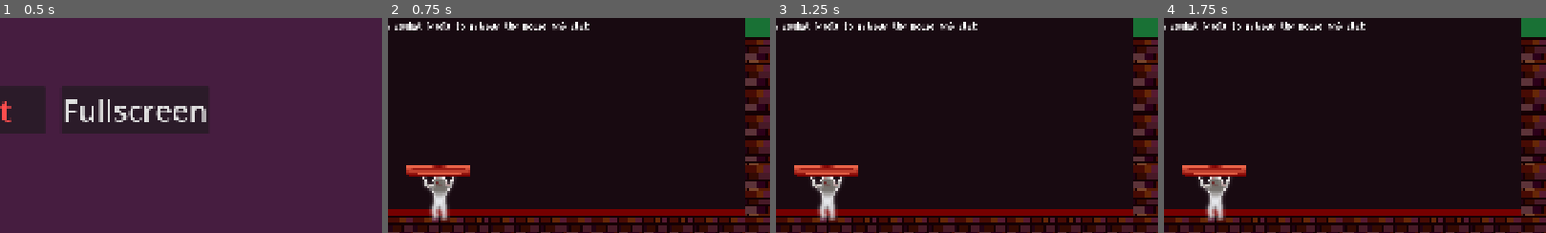
Above: before the commit, frames 1-4 (left to right).
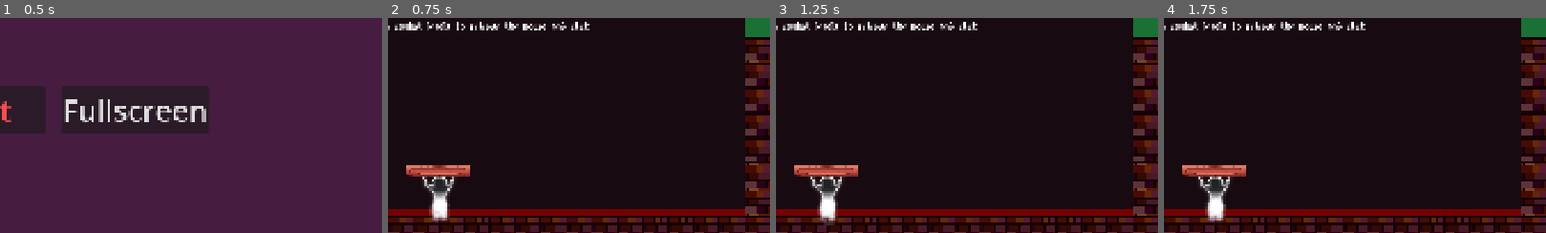
Above: after the commit, the same moments.

Repository: lostpoet999/escape_to_marty
Game: Godot game, scene res://scenes_and_scripts/ui_main_menu/main_menu.tscn
The game is run twice, just before and just after one commit, with the same random seed, the same clock (stepped at 60 frames per second) and the same inputs. Sound files missing from this copy of the repository are replaced by a short silence.
Inputs (mouse positions are % of the whole screen's width and height, from its top left):
- Up to frame 1 (0.5 s): no input
- Up to frame 2 (0.75 s): click "Start" at 0.5 s
- Up to frame 3 (1.25 s): no input
- Up to frame 4 (1.75 s): click (2, 50) at 1.27 s
The pictures show only the part of the screen within x 50-100%, y 49-99%; the shares and areas given below are measured in that part.

Frame 1 is identical in both runs. In frame 2, 1.4% of the frame differs, in the area x 4-22%, y 68-95%; in frame 3, 1.5%, in the area x 4-22%, y 68-97%; in frame 4, 1.5%.

Commit message:
player is now more ghostly 👻

Diff:
--- a/scenes_and_scripts/player_paddle/paddle.tscn
+++ b/scenes_and_scripts/player_paddle/paddle.tscn
@@ -4,9 +4,10 @@
 [ext_resource type="Texture2D" uid="uid://ceqjt876orrnp" path="res://scenes_and_scripts/player_paddle/basic_paddle.png" id="2_qicss"]
 [ext_resource type="Resource" uid="uid://ctgr6av7wt1l4" path="res://scenes_and_scripts/powerups_and_effects/paddle_active_powerups/paddle_active_test.tres" id="2_sflau"]
 [ext_resource type="Script" uid="uid://cs82vpqerteng" path="res://scenes_and_scripts/ball/vfx/trail.gd" id="4_gbs0h"]
+[ext_resource type="Texture2D" uid="uid://befajfg1phsl6" path="res://scenes_and_scripts/player_paddle/player_ghost_particles.png" id="5_naoyk"]
 
 [sub_resource type="RectangleShape2D" id="RectangleShape2D_8fbbk"]
-size = Vector2(36.0002, 121.99986)
+size = Vector2(28, 122)
 
 [sub_resource type="Gradient" id="Gradient_jrxcm"]
 colors = PackedColorArray(1, 1, 1, 0, 1, 1, 1, 0.15686275)
@@ -20,6 +21,10 @@
 fill_from = Vector2(0.5, 1)
 fill_to = Vector2(0.5, 0)
 
+[sub_resource type="Gradient" id="Gradient_d7lcn"]
+offsets = PackedFloat32Array(0, 0.5100865, 1)
+colors = PackedColorArray(1, 1, 1, 0, 1, 1, 1, 1, 1, 1, 1, 0)
+
 [node name="Paddle" type="CharacterBody2D" unique_id=1681485936 groups=["paddle"]]
 collision_mask = 3
 script = ExtResource("1_ews1h")
@@ -31,6 +36,7 @@
 texture = ExtResource("2_qicss")
 
 [node name="CollisionShape2D" type="CollisionShape2D" parent="." unique_id=305792111]
+position = Vector2(0.00021475156, -4)
 rotation = 1.57085
 shape = SubResource("RectangleShape2D_8fbbk")
 
@@ -64,3 +70,21 @@
 texture_mode = 2
 script = ExtResource("4_gbs0h")
 max_points = 32
+
+[node name="Ghost Fog" type="CPUParticles2D" parent="." unique_id=760227215]
+position = Vector2(2, 75)
+amount = 64
+texture = ExtResource("5_naoyk")
+lifetime = 2.8
+preprocess = 2.0
+lifetime_randomness = 0.25
+local_coords = true
+emission_shape = 3
+emission_rect_extents = Vector2(8, 4)
+gravity = Vector2(0, 16)
+angular_velocity_min = -45.0
+angular_velocity_max = 45.0
+angle_max = 360.0
+scale_amount_min = 0.08
+scale_amount_max = 0.1
+color_ramp = SubResource("Gradient_d7lcn")
Binary file changed: scenes_and_scripts/player_paddle/basic_paddle.png
Binary file added: scenes_and_scripts/player_paddle/player_ghost_particles.png
Not shown, added: scenes_and_scripts/player_paddle/player_ghost_particles.png.import
Not shown, added: character_design_files/player_ghost_particles.psd
Not shown, changed: character_design_files/player_paddle.psd
